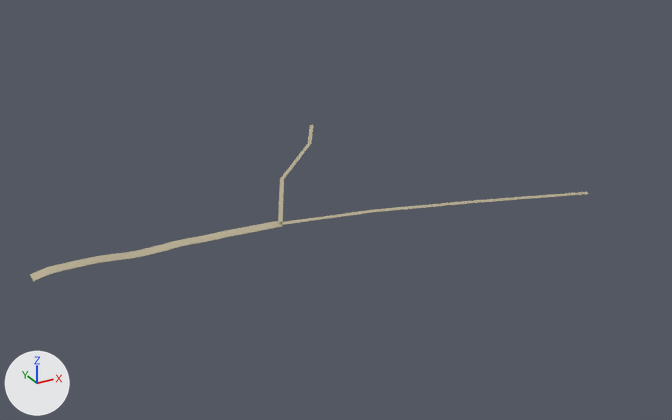
A saved change to the glTF model world/public/assets/world_home.visual.glb.
Before and after are seen from a 50 mm camera at (-552.0, -899.0, 447.0) aimed at (-58.0, -1.0, -2.0). Every picture has the same lights, and +X, +Y and +Z are marked at lower left. The first picture is the older version. Where no turn or scale is listed for an object, it has been applied to the vertices. Vertices at exactly the same position are counted once.

Before the edit, the objects in view are built like this:
```python
me_mesh_0 = bpy.data.meshes.new('Mesh_0')
me_mesh_0.from_pydata(...)  # 580 vertices, 852 faces; spans x -325.0..325.0, y -187.0..187.0, z -5.0..5.0
me_mesh_0.materials.append(mat_m_toon)
ob_home_routes = bpy.data.objects.new('home_Routes', me_mesh_0)
ob_home_routes.location = (-94.7, 63.9, 11.0)
```
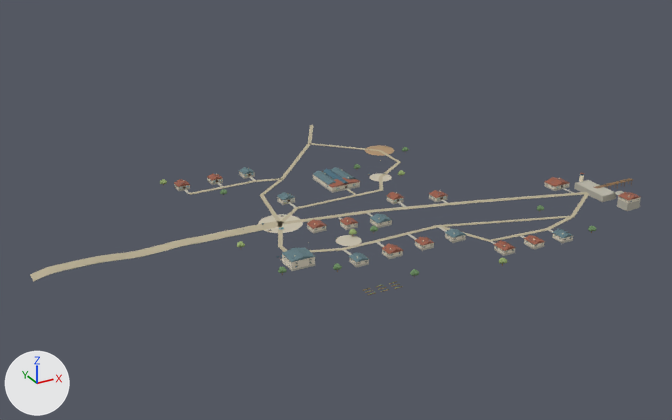
Where the newer file only moved an object's origin or applied its transform, the numbers keep the older frame.

Location of each change, (x1, y1, x2, y2) in pixels of the pictures (672 x 420 px):
'home_Buildings', added: after (174, 167, 641, 271)
'home_Routes', reshaped: before (30, 125, 589, 281); after (30, 125, 590, 281)
'home_PublicSpaces', added: after (175, 145, 559, 295)
'home_Harbour', added: after (574, 173, 633, 202)
'home_Trees_Leaves', added: after (160, 147, 596, 276)
part 1 of me_mesh_0, added: after (309, 193, 590, 253)
part 2 of me_mesh_0, added: after (310, 143, 401, 196)
part 3 of me_mesh_0, added: after (439, 217, 574, 242)
part 4 of me_mesh_0, added: after (279, 190, 357, 223)
part 5 of me_mesh_0, added: after (189, 178, 280, 195)
part 6 of me_mesh_0, built on: before (278, 144, 311, 224); after (260, 144, 311, 252)

Edits to the bpy script that builds the scene:
```text
Add mat_m_foliage:
    mat_m_foliage = bpy.data.materials.new('M_Foliage')
    mat_m_foliage.use_nodes = True; mat_m_foliage.node_tree.nodes.clear()
    _N = mat_m_foliage.node_tree.nodes; _L = mat_m_foliage.node_tree.links
    n0 = _N.new('ShaderNodeBsdfPrincipled'); n0.name = 'Principled BSDF'
    n0.inputs[2].default_value = 1.0  # 'Roughness'
    n1 = _N.new('ShaderNodeOutputMaterial'); n1.name = 'Material Output'
    n2 = _N.new('ShaderNodeVertexColor'); n2.name = 'Color Attribute'
    _L.new(n0.outputs[0], n1.inputs[0])  # 'BSDF' to 'Surface'
    _L.new(n2.outputs[0], n0.inputs[0])  # 'Color' to 'Base Color'
Change me_mesh_0:
    used by ob_home_routes; location = (-94.7, 63.9, 11.0)
    remove me_mesh_0.from_pydata(...)  # 580 vertices, 852 faces; spans x -325.0..325.0, y -187.0..187.0, z -5.0..5.0
    add me_mesh_0.from_pydata(...)  # 704 vertices, 1002 faces; spans x -325.0..326.0, y -251.0..187.0, z -5.0..5.0
    me_mesh_0 part 1: a new loose piece of 28 vertices spanning x -81.0..326.0, y -236.0..-172.0, z -5.0..5.0, in mat_m_toon
    me_mesh_0 part 2: a new loose piece of 24 vertices spanning x 60.0..167.0, y -76.0..118.0, z 5.0, in mat_m_toon
    me_mesh_0 part 3: a new loose piece of 20 vertices spanning x 92.0..255.0, y -251.0..-193.0, z -2.0..5.0, in mat_m_toon
    me_mesh_0 part 4: a new loose piece of 16 vertices spanning x -57.0..62.0, y -106.0..-39.0, z 5.0, in mat_m_toon
    me_mesh_0 part 5: a new loose piece of 16 vertices spanning x -113.0..5.0, y 14.0..29.0, z 5.0, in mat_m_toon
    me_mesh_0 part 6
    2 vertices are removed from x 7.0, y 15.0, z 5.0
    9 faces are deleted
    2 vertices move within x -58.0, y -103.0, z 5.0
    22 vertices are added at x -83.0..6.0, y -190.0..14.0, z 5.0
    33 new faces join them
Add me_mesh_6:
    me_mesh_6.from_pydata(...)  # 4284 vertices, 8160 faces; spans x -248.0..248.0, y -191.0..191.0, z -10.0..10.0
    me_mesh_6.materials.append(mat_m_foliage)
Add me_mesh_4:
    me_mesh_4.from_pydata(...)  # 653 vertices, 1008 faces; spans x -36.0..36.0, y -35.3..35.3, z -9.2..9.2
    me_mesh_4.materials.append(mat_m_toon)
Add me_mesh_3:
    me_mesh_3.from_pydata(...)  # 6056 vertices, 10704 faces; spans x -242.0..242.0, y -180.0..180.0, z -9.0..9.0
    me_mesh_3.materials.append(mat_m_toon)
Add me_mesh_1:
    me_mesh_1.from_pydata(...)  # 45324 vertices, 73360 faces; spans x -243.0..243.0, y -171.0..171.0, z -16.0..16.0
    me_mesh_1.materials.append(mat_m_toon)
Add ob_home_trees_leaves:
    ob_home_trees_leaves = bpy.data.objects.new('home_Trees_Leaves', me_mesh_6)
    ob_home_trees_leaves.location = (18.8, -52.1, 16.5)
Add ob_home_harbour:
    ob_home_harbour = bpy.data.objects.new('home_Harbour', me_mesh_4)
    ob_home_harbour.location = (275.0, -118.7, 7.2)
Add ob_home_publicspaces:
    ob_home_publicspaces = bpy.data.objects.new('home_PublicSpaces', me_mesh_3)
    ob_home_publicspaces.location = (25.3, -50.3, 15.1)
Add ob_home_buildings:
    ob_home_buildings = bpy.data.objects.new('home_Buildings', me_mesh_1)
    ob_home_buildings.location = (27.0, -48.0, 11.9)
```
